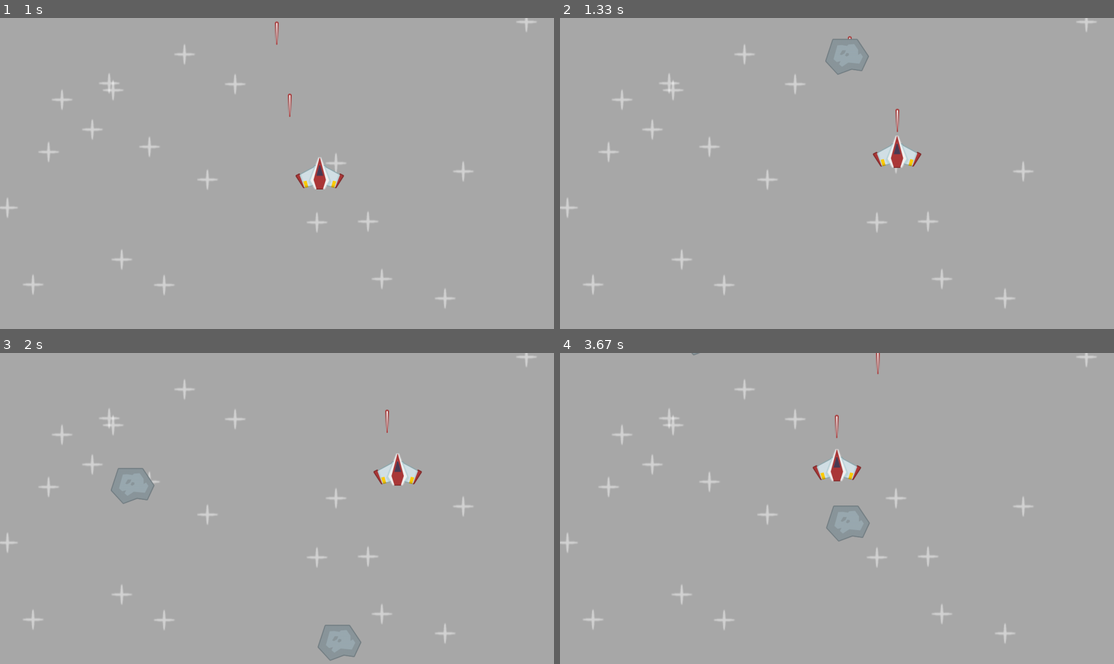
Above: before the commit, frames 1-4 (two rows, left to right).
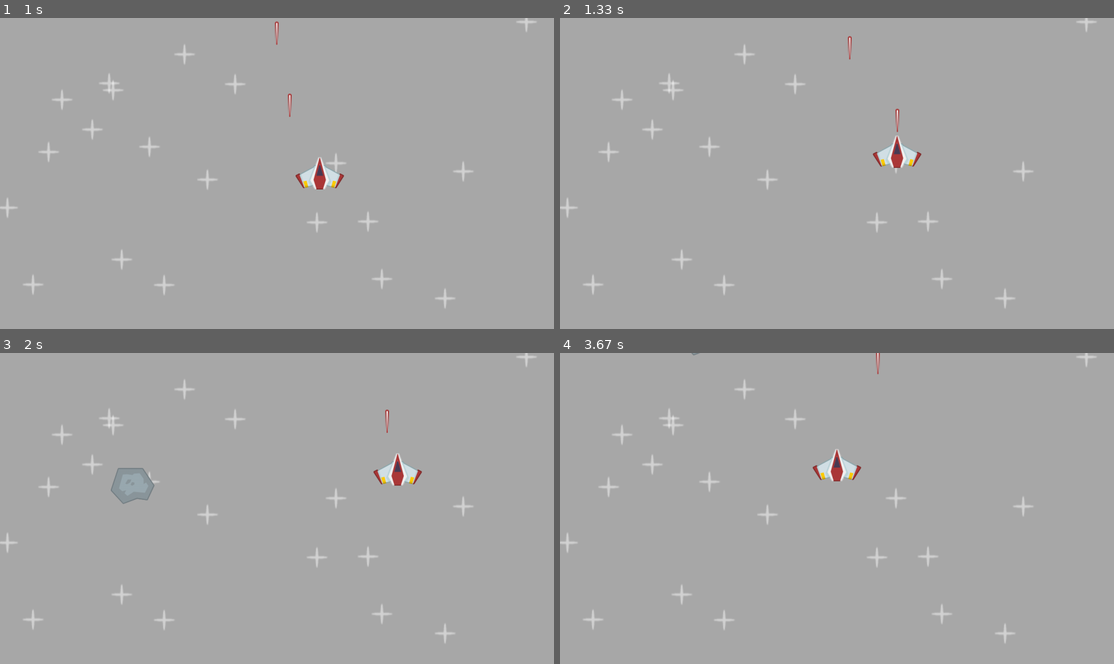
Above: after the commit, the same moments.

Repository: HariharPadhi1412/pygame-learning
Game: pygame game, started from src/main.py
The game is run twice, just before and just after one commit, with the same random seed, the same clock (stepped at 60 frames per second) and the same inputs.
Inputs:
- Up to frame 1 (1 s): tap Space at 0.33, 0.73 s; hold Right from 0.67 s (still down)
- Up to frame 2 (1.33 s): tap Space at 1.03, 1.23 s; release Right at 1.13 s; hold Up from 1.17 s (still down)
- Up to frame 3 (2 s): release Up at 1.47 s; hold Right 1.5-1.97 s; tap Space at 1.57, 1.87 s
- Up to frame 4 (3.67 s): hold Left 2-2.53 s; tap Space at 2.07, 2.37, 2.63, 2.97, 3.27, 3.4 s; hold Down 2.57-2.87 s; hold Left 2.9-3.3 s; hold Up from 3.33 s (still down)

Frame 1 is identical in both runs. In frame 2, 0.5% of the frame differs, in the area x 47-56%, y 6-19%; in frame 3, 0.4%; in frame 4, 0.5%, in the area x 48-56%, y 19-61%.

Commit message:
added the laser destroy command

Diff:
--- a/src/main.py
+++ b/src/main.py
@@ -51,7 +51,7 @@
 
     def check_fire_event(self, recent_keys):
         if recent_keys[pygame.K_SPACE] and self.can_shoot:
-            Laser(laser_surf, self.rect.midtop, all_sprites)
+            Laser(laser_surf, self.rect.midtop, (all_sprites, laser_grp))
             self.can_shoot = False
             self.laser_shoot_time = pygame.time.get_ticks()
 
@@ -128,10 +128,19 @@
     # draw the window
     all_sprites.update(delta_time)
     meteor_grp.update(delta_time)
-    print(pygame.sprite.spritecollide(player, meteor_grp, False))
+
+    collision_sprite = pygame.sprite.spritecollide(player, meteor_grp, True)
+    # if collision_sprite:
+    #     print(collision_sprite[0])
+
+    for laser in laser_grp:
+        collided_meteor = pygame.sprite.spritecollide(laser, meteor_grp, True)
+        if collided_meteor and len(collided_meteor) >= 1:
+            laser.kill()
+
     display_surface.fill('darkgray')
+    display_surface.blit(player.image, player.rect)
 
-    display_surface.blit(player.image, player.rect)
     all_sprites.draw(display_surface)
     meteor_grp.draw(display_surface)
 
